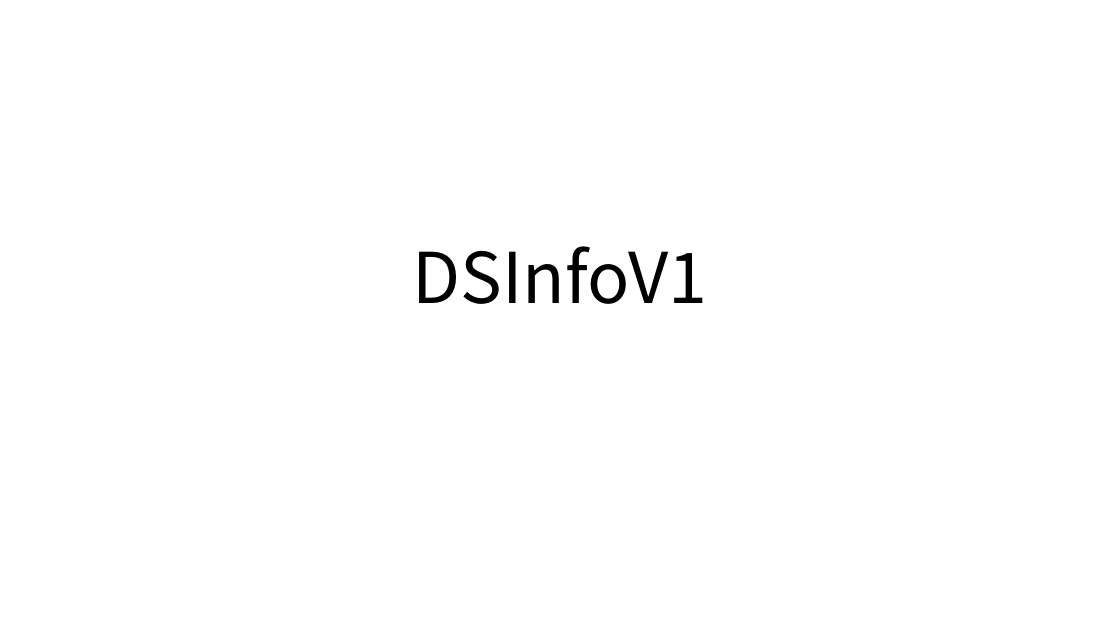
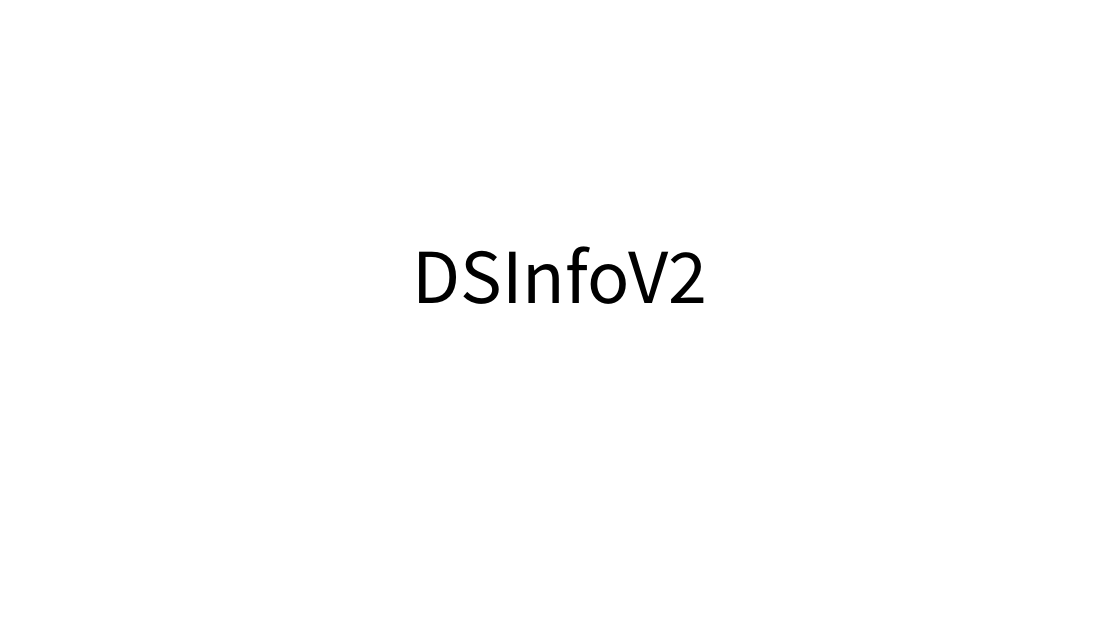
Before and after one commit to DualsoftDev/ds, a slide deck: slide 1 of DsDotNet/src/Info/DSInfo.pptx. Drawn at 1120x630 pixels with LibreOffice and Linux fonts; fonts in the diff are those of the drawing. Boxes give left, top, right and bottom in pixels: in the first picture for what was removed or moved away, otherwise in the second. Text is boxed around its words. In the diff, an @@ line names an element or a change of style, - is before the commit and + after.

Commit message:
DSInfo V2

```diff
--- a/DsDotNet/src/Info/DSInfo.pptx
+++ b/DsDotNet/src/Info/DSInfo.pptx
@@ title at [412, 246, 707, 304]: text changed @@
-DSInfoV1
+DSInfoV2
```
Also in this commit, not shown: 2 other slides changed, 3 other files.
